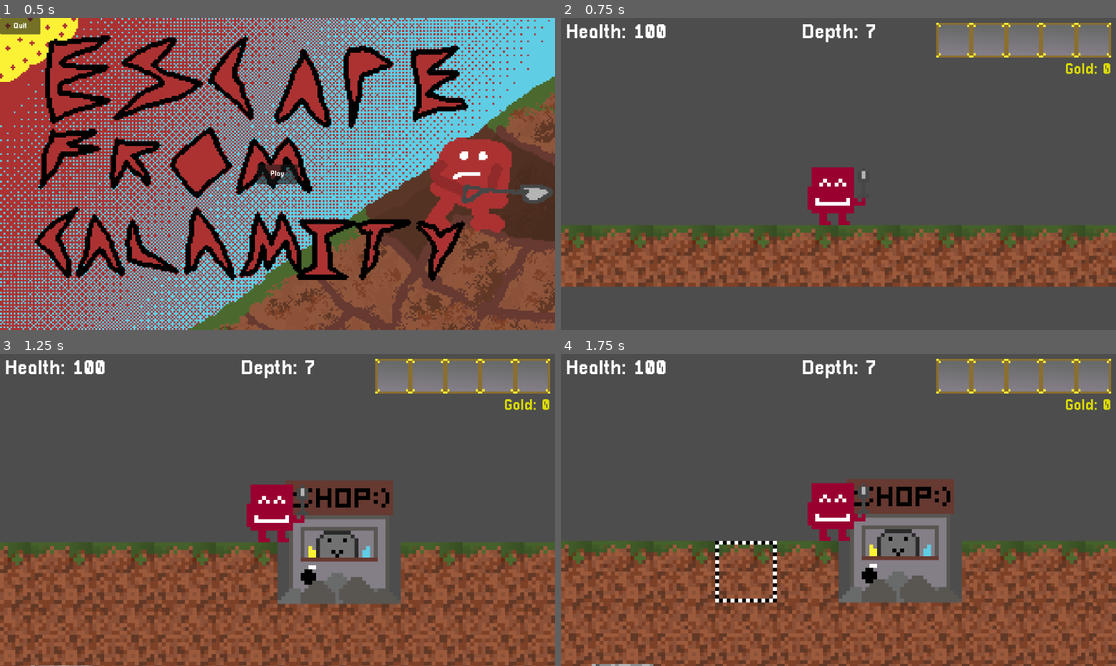
Above: before the commit, frames 1-4 (two rows, left to right).
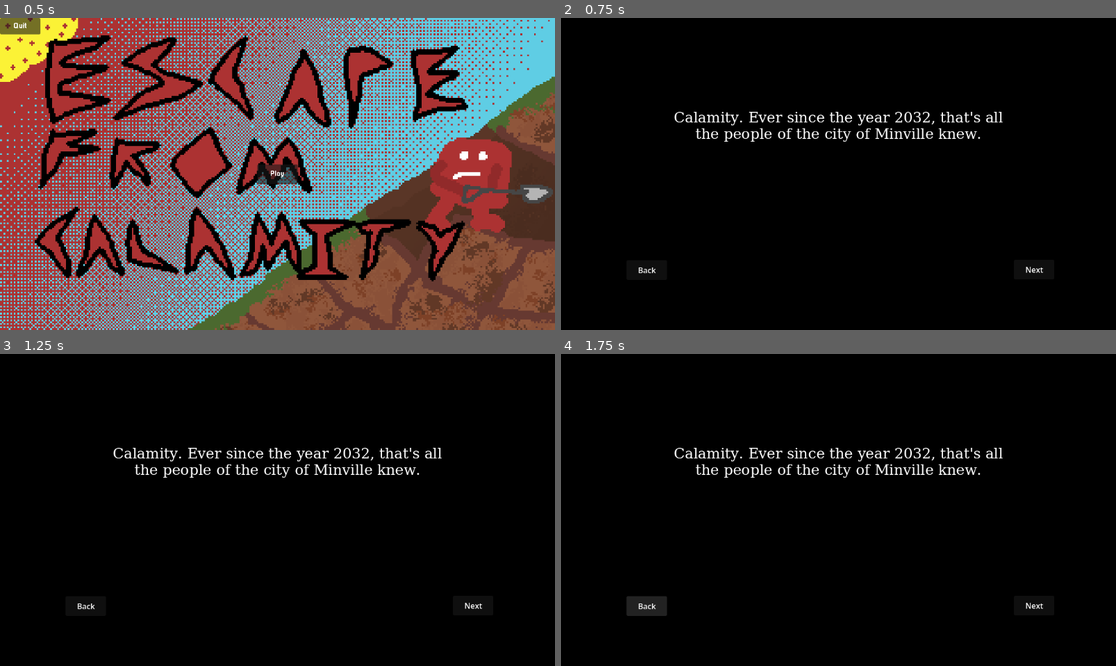
Above: after the commit, the same moments.

Repository: Deeeeelan/Campfire-Game
Game: Godot game, scene res://Scenes/Title Screen.tscn
Same seed, same stepped clock (60 frames per second), same inputs: the game is played once before the commit and once after it.
Inputs (mouse positions are in pixels of both pictures, inside the frame that each line leads up to):
- Up to frame 1 (0.5 s): no input
- Up to frame 2 (0.75 s): click "Play" at 0.5 s
- Up to frame 3 (1.25 s): no input
- Up to frame 4 (1.75 s): click (644, 606) at 1.25 s, where only the run after the commit has a clickable "Back"

Frame 1 is identical in both runs. In frame 2, 100% of the frame differs, in the area x 0-100%, y 0-100%; in frame 3, 99%; in frame 4, 99%.

Commit message:
Add intro screen

Diff:
--- /dev/null
+++ b/Scenes/Intro.tscn
@@ -0,0 +1,132 @@
+[gd_scene format=3 uid="uid://budwihaqfdcrl"]
+
+[ext_resource type="Script" uid="uid://wp0rcjs0hw0i" path="res://Scenes/intro.gd" id="1_rrrc0"]
+[ext_resource type="Texture2D" uid="uid://behictgjkwu3w" path="res://Assets/Images/GUI/TitleScreen.png" id="3_u3s32"]
+
+[sub_resource type="FontFile" id="FontFile_3edat"]
+cache/0/variation_coordinates = {}
+cache/0/face_index = 0
+cache/0/embolden = 0.0
+cache/0/transform = Transform2D(1, 0, 0, 1, 0, 0)
+cache/0/spacing_top = 0
+cache/0/spacing_bottom = 0
+cache/0/spacing_space = 0
+cache/0/spacing_glyph = 0
+cache/0/baseline_offset = 0.0
+cache/0/16/0/ascent = 0.0
+cache/0/16/0/descent = 0.0
+cache/0/16/0/underline_position = 0.0
+cache/0/16/0/underline_thickness = 0.0
+cache/0/16/0/scale = 1.0
+cache/0/30/0/ascent = 0.0
+cache/0/30/0/descent = 0.0
+cache/0/30/0/underline_position = 0.0
+cache/0/30/0/underline_thickness = 0.0
+cache/0/30/0/scale = 1.0
+
+[sub_resource type="LabelSettings" id="LabelSettings_rrrc0"]
+font = SubResource("FontFile_3edat")
+font_size = 30
+
+[node name="Intro" type="Control" unique_id=339780772]
+layout_mode = 3
+anchors_preset = 15
+anchor_right = 1.0
+anchor_bottom = 1.0
+grow_horizontal = 2
+grow_vertical = 2
+script = ExtResource("1_rrrc0")
+
+[node name="ColorRect" type="ColorRect" parent="." unique_id=1510621375]
+layout_mode = 1
+anchors_preset = 15
+anchor_right = 1.0
+anchor_bottom = 1.0
+grow_horizontal = 2
+grow_vertical = 2
+color = Color(0, 0, 0, 1)
+
+[node name="Information" type="Label" parent="." unique_id=249990408]
+layout_mode = 1
+anchors_preset = 8
+anchor_left = 0.5
+anchor_top = 0.5
+anchor_right = 0.5
+anchor_bottom = 0.5
+offset_left = -376.0
+offset_top = -238.0
+offset_right = 376.0
+offset_bottom = 42.5
+grow_horizontal = 2
+grow_vertical = 2
+text = "Calamity. Ever since the year of 2032, that's all the residents of Minville knew."
+label_settings = SubResource("LabelSettings_rrrc0")
+horizontal_alignment = 1
+vertical_alignment = 1
+autowrap_mode = 3
+
+[node name="NextButton" type="Button" parent="." unique_id=192546009]
+layout_mode = 1
+anchors_preset = -1
+anchor_left = 0.09200001
+anchor_top = 0.093
+anchor_right = 0.09200001
+anchor_bottom = 0.093
+offset_left = 834.016
+offset_top = 441.736
+offset_right = 918.016
+offset_bottom = 482.736
+
+[node name="Label" type="Label" parent="NextButton" unique_id=1190848364]
+layout_mode = 1
+anchors_preset = 8
+anchor_left = 0.5
+anchor_top = 0.5
+anchor_right = 0.5
+anchor_bottom = 0.5
+offset_left = -18.5
+offset_top = -11.5
+offset_right = 18.5
+offset_bottom = 11.5
+grow_horizontal = 2
+grow_vertical = 2
+text = "Next"
+horizontal_alignment = 1
+vertical_alignment = 1
+
+[node name="BackButton" type="Button" parent="." unique_id=1776934030]
+layout_mode = 1
+anchors_preset = -1
+anchor_left = 0.09200001
+anchor_top = 0.093
+anchor_right = 0.09200001
+anchor_bottom = 0.093
+offset_left = 30.015991
+offset_top = 442.736
+offset_right = 114.01599
+offset_bottom = 483.736
+
+[node name="Label" type="Label" parent="BackButton" unique_id=455520209]
+layout_mode = 1
+anchors_preset = 8
+anchor_left = 0.5
+anchor_top = 0.5
+anchor_right = 0.5
+anchor_bottom = 0.5
+offset_left = -18.5
+offset_top = -11.5
+offset_right = 18.5
+offset_bottom = 11.5
+grow_horizontal = 2
+grow_vertical = 2
+text = "Back"
+horizontal_alignment = 1
+vertical_alignment = 1
+
+[node name="TextureRect" type="TextureRect" parent="." unique_id=1365246954]
+z_index = -1
+layout_mode = 0
+mouse_filter = 2
+texture = ExtResource("3_u3s32")
+expand_mode = 1
+stretch_mode = 6
--- /dev/null
+++ b/Scenes/intro.gd
@@ -0,0 +1,31 @@
+extends Control
+
+var game_path = "res://Scenes/Game.tscn"
+var info_messages = [
+	"Calamity. Ever since the year 2032, that's all the people of the city of Minville knew.",
+	"A brave miner named John knew he had to escape. There was nothing left to have done on the surface, so he started to dig. No one left to judge him, anyways."
+]
+
+var index = 0
+
+# Called when the node enters the scene tree for the first time.
+func _ready() -> void:
+	$Information.text = info_messages[0]
+	$BackButton.pressed.connect(back)
+	$NextButton.pressed.connect(next)
+
+func back() -> void:
+	if index > 0:
+		index = index - 1
+		$Information.text = info_messages[index]
+
+func next() -> void:
+	if index < (len(info_messages) - 1):
+		index = index + 1
+		$Information.text = info_messages[index]
+	elif index == (len(info_messages) - 1):
+		get_tree().change_scene_to_file(game_path)
+
+# Called every frame. 'delta' is the elapsed time since the previous frame.
+func _process(_delta: float) -> void:
+	pass
--- a/Scripts/title_screen_script.gd
+++ b/Scripts/title_screen_script.gd
@@ -1,11 +1,13 @@
 extends Node
 
 var game_path = "res://Scenes/Game.tscn"
+var intro_path = "res://Scenes/Intro.tscn"
 
 @onready var start_button = $StartButton
 @onready var quit_button = $QuitButton
 func start():
-	get_tree().change_scene_to_file(game_path)
+	#get_tree().change_scene_to_file(game_path)
+	get_tree().change_scene_to_file(intro_path)
 func quit():
 	get_tree().quit()
 
Not shown, added: Scenes/intro.gd.uid
